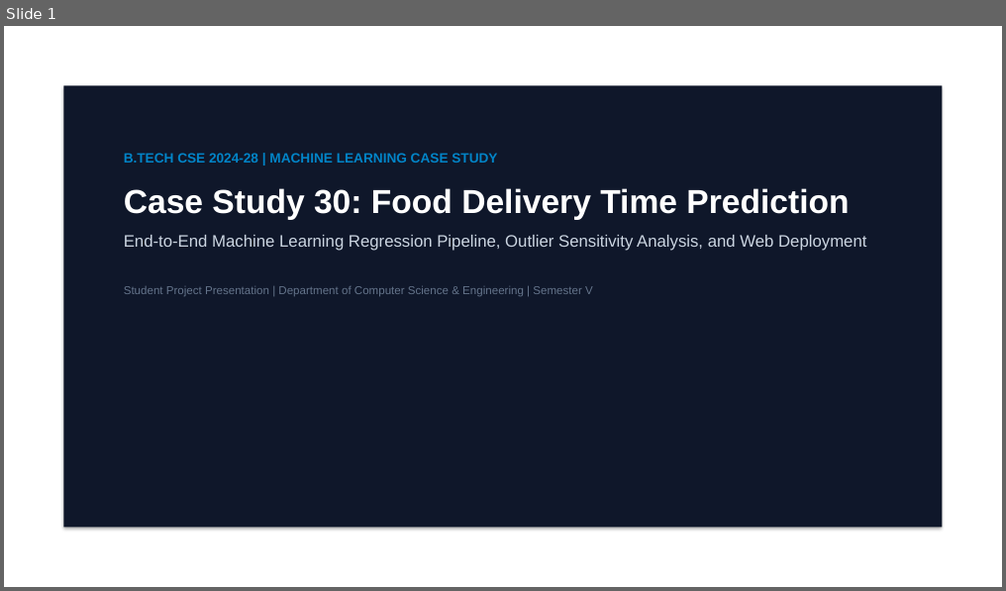
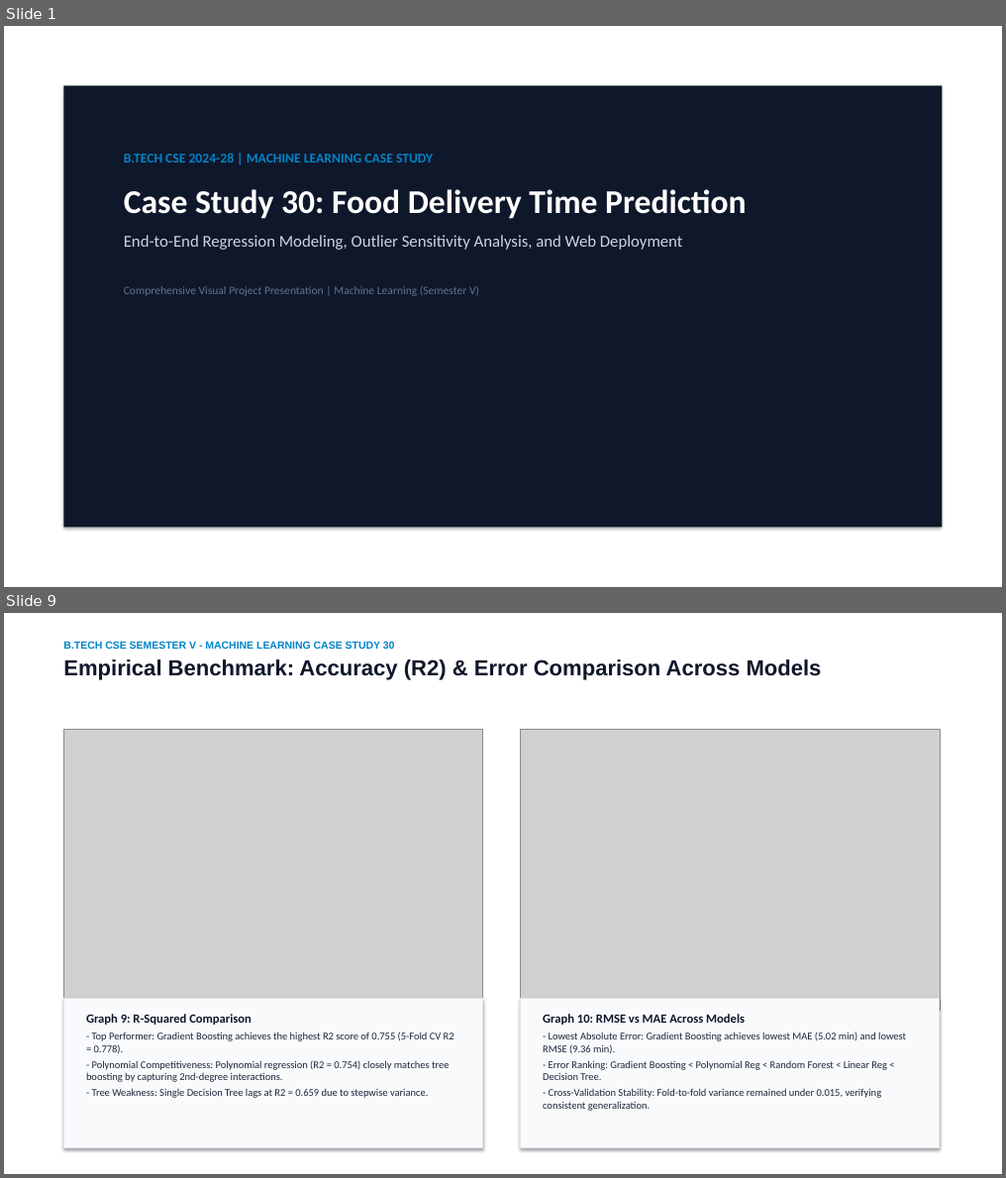
Before and after one commit to Rizwan2611/food-delivery-time-prediction, a slide deck: Food_Delivery_Time_Prediction_Presentation.pptx. Shown one above the other, each under a label of ours: slide 1 before the commit, slides 1 and 9 after it; the slides between them are not shown. The pictures are 1006x591 and 1006x1178 pixels, drawn with LibreOffice and Linux fonts; fonts in the diff are those of the drawing; grey boxes stand for pictures. Boxes give left, top, right and bottom in pixels: in the first picture for what was removed or moved away, otherwise in the second. Text is boxed around its words. In the diff, an @@ line names an element or a change of style, - is before the commit and + after.

Commit message:
Update presentation with 1-2 exact graphs per slide and comprehensive explanations

```diff
--- a/Food_Delivery_Time_Prediction_Presentation.pptx
+++ b/Food_Delivery_Time_Prediction_Presentation.pptx
@@ slide 9 added at box(4, 613, 1002, 1174), background #FFFFFF @@
@@ text added at box(63, 641, 822, 680), 21 pt, text #0F172A, bold @@
+B.TECH CSE SEMESTER V - MACHINE LEARNING CASE STUDY 30
+Empirical Benchmark: Accuracy (R2) & Error Comparison Across Models
@@ picture added at box(63, 729, 483, 1010) @@
@@ picture added at box(521, 729, 940, 1011) @@
@@ rectangle added at box(63, 998, 483, 1149), fill #F8FAFC, outline #E2E8F0 1 pt @@
@@ rectangle added at box(521, 998, 940, 1149), fill #F8FAFC, outline #E2E8F0 1 pt @@
@@ text added at box(86, 1014, 454, 1098), 10 pt, text #1E293B @@
+Graph 9: R-Squared Comparison
+- Top Performer: Gradient Boosting achieves the highest R2 score of 0.755 (5-Fold CV R2 = 0.778).
+- Polynomial Competitiveness: Polynomial regression (R2 = 0.754) closely matches tree boosting by capturing 2nd-degree interactions.
+- Tree Weakness: Single Decision Tree lags at R2 = 0.659 due to stepwise variance.
@@ text added at box(543, 1014, 906, 1111), 10 pt, text #1E293B @@
+Graph 10: RMSE vs MAE Across Models
+- Lowest Absolute Error: Gradient Boosting achieves lowest MAE (5.02 min) and lowest RMSE (9.36 min).
+- Error Ranking: Gradient Boosting < Polynomial Reg < Random Forest < Linear Reg < Decision Tree.
+- Cross-Validation Stability: Fold-to-fold variance remained under 0.015, verifying consistent generalization.
@@ slide 1 changed as well @@
@@ text at box(124, 153, 746, 219): font Arial to Calibri in "B.TECH CSE 2024-28 | MACHINE LEARNING CASE ...", "Case Study 30: Food Delivery Time Prediction" @@
@@ text at box(124, 235, 683, 296): text changed; font Arial to Calibri @@
-End-to-End Machine Learning Regression Pipeline, Outlier Sensitivity Analysis, and Web Deployment
-Student Project Presentation | Department of Computer Science & Engineering | Semester V
+End-to-End Regression Modeling, Outlier Sensitivity Analysis, and Web Deployment
+Comprehensive Visual Project Presentation | Machine Learning (Semester V)
```
Also in this commit, not shown: 10 other slides changed, 4 other slides added, 5 slides removed, 14 other files.
